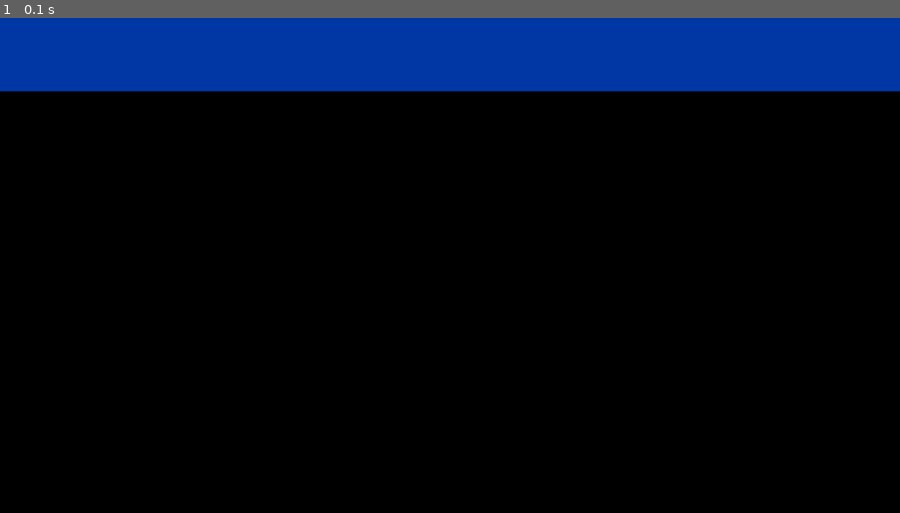
Above: before the commit, frame 1.
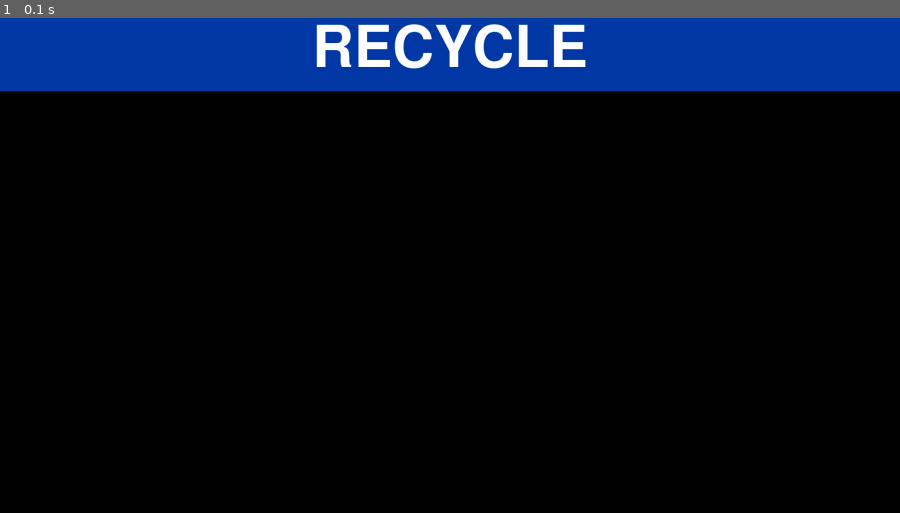
Above: after the commit, the same moment.

Repository: ESWDigitalWasteBins/DigitalWasteBins
Game: pygame game, started from dwb/display.py
Same seed, same stepped clock (60 frames per second), same inputs: the game is played once before the commit and once after it.
Inputs:
- Up to frame 1 (0.1 s): no input

The runs differ from the first frame. In frame 1, 1.3% of the frame differs, in the area x 35-66%, y 1-11%.

Commit message:
Add text

Diff:
--- a/dwb/display.py
+++ b/dwb/display.py
@@ -35,7 +35,7 @@
 
     def draw(self) -> None:
         pygame.draw.rect(self._screen, self._bg_color, (self.get_x(), self.get_y(), self.get_width(), self.get_height()))
-        # self._text_frame.draw()
+        self._text_frame.draw()
 
 
 class CaptionedImage(Frame):
